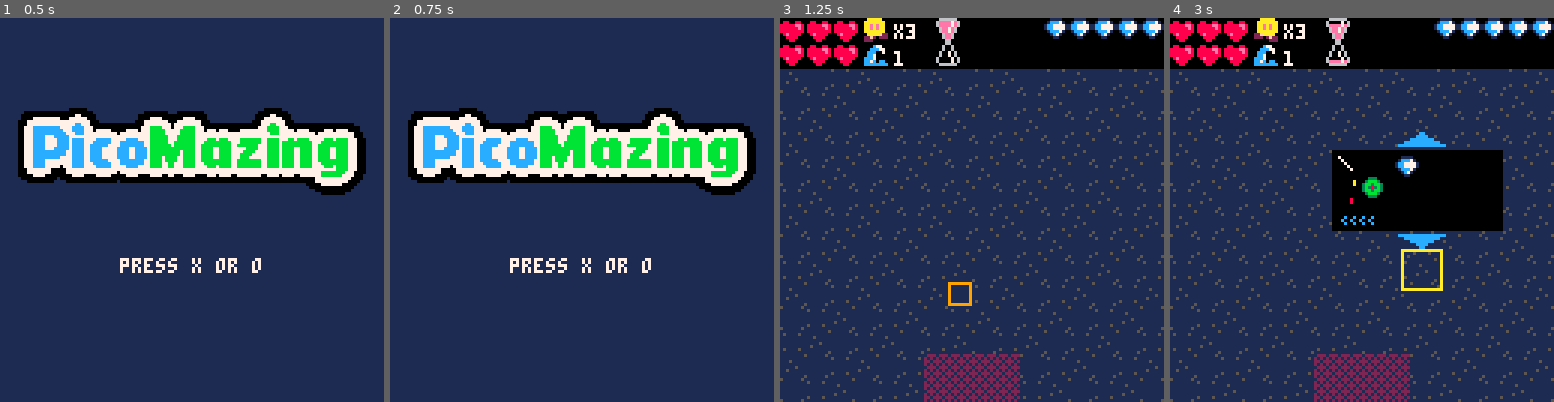
Above: before the commit, frames 1-4 (left to right).
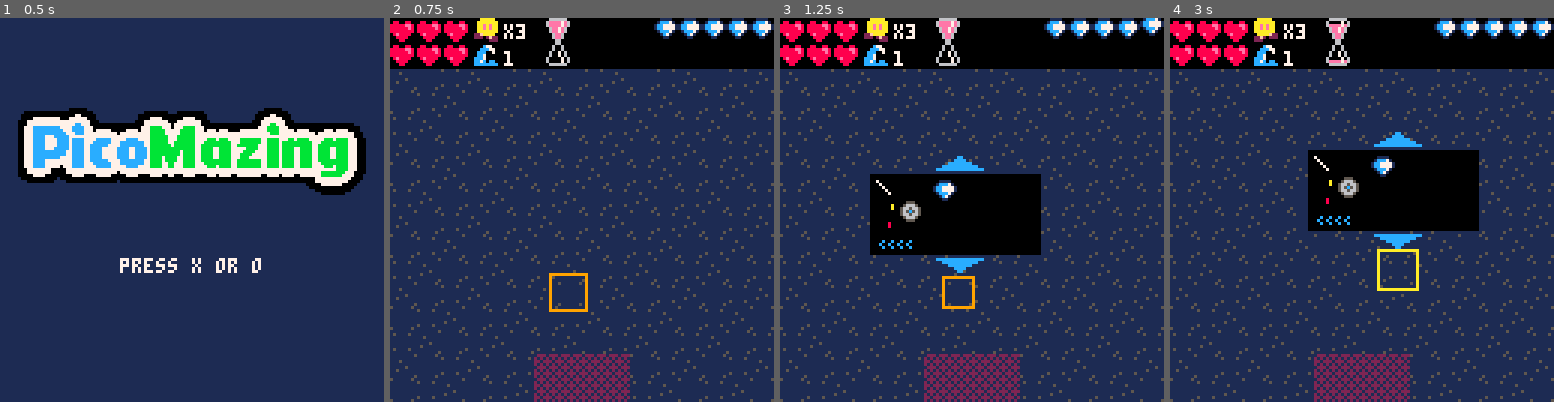
Above: after the commit, the same moments.

Repository: Gaveno/pico-mazing
Game: PICO-8 cartridge src/picomazing.p8
Two runs of this game, one before a commit and one after it. Both use one fixed random seed, a clock stepped at 60 frames per second and the inputs below.
Inputs:
- Up to frame 1 (0.5 s): tap X (X key) at 0.33 s
- Up to frame 2 (0.75 s): tap O (Z key) at 0.7 s
- Up to frame 3 (1.25 s): tap X (X key) at 1.07 s
- Up to frame 4 (3 s): hold Right 1.6-2.1 s; tap O (Z key) every 0.4 s from 1.7 to 2.9 s; tap X (X key) at 1.85, 2.97 s; hold Up 2.15-2.42 s; hold Right from 2.47 s (still down)

Frame 1 is identical in both runs. In frame 2, 35% of the frame differs, in the area x 0-100%, y 0-100%; in frame 3, 11%; in frame 4, 5.1%.

Commit message:
QuadPixel tower

Diff:
--- a/src/main.lua
+++ b/src/main.lua
@@ -1,6 +1,7 @@
 -- Variables
 game_state = 'title' -- 'title', 'normal', 'tower_menu', 'sell_menu', 'victory', 'defeat'
 title_y = 0
+show_game_name = false
 
 
 -- Initialize grid and game elements
@@ -46,20 +47,24 @@
             _init()
         end
     end
+
+    if btnp(5) and btnp(4) then
+        show_game_name = (not show_game_name)
+    end
 end
 
 function update_title()
     if title_y < 30 then
         title_y += 3
 
-        if btnp(5) or btnp(6) then
+        if btnp(5) or btnp(4) then
             title_y = 30
         end
 
         return
     end
 
-    if btnp(5) or btnp(6) then
+    if btnp(5) or btnp(4) then
         game_state = 'normal'
     end
 end
@@ -72,6 +77,12 @@
     draw_units()
     draw_projectiles()
     draw_explosions()
+    if show_game_name then
+        palt(0, false)
+        palt(1, true)
+        spr(128, 6, 30, 15, 4)
+        palt()
+    end
     draw_cursor()
 
     -- sprr(0, 8, 8, 0)
@@ -91,8 +102,10 @@
         draw_defeat_screen()
     end
 
-    camera()
-    draw_hud()
+    if not show_game_name then
+        camera()
+        draw_hud()
+    end
 end
 
 function draw_title()
--- a/src/projectiles.lua
+++ b/src/projectiles.lua
@@ -10,8 +10,8 @@
     end
     local projectile = {
         type = tower.type.attack_type,
-        x = (tower.x - 1) * CELL_SIZE + tower.type.proj_launch_x,
-        y = (tower.y - 1) * CELL_SIZE + tower.type.proj_launch_y,
+        x = (tower.x - 1) * CELL_SIZE + lookup(tower, 'proj_launch_x', tower.type.proj_launch_x),
+        y = (tower.y - 1) * CELL_SIZE + lookup(tower, 'proj_launch_y', tower.type.proj_launch_y),
         target = target_unit,
         speed = tower.type.projectile_speed,
         attack_power = tower.type.attack_power,
@@ -71,7 +71,8 @@
     if dist <= proj.speed then
         -- Collision occurred
         if proj.splash > 0 then
-            create_explosion(proj.x, proj.y, proj.splash, proj.attack_power)
+            apply_unit_damage(proj)
+            create_explosion(proj.x, proj.y, proj.splash, proj.attack_power, proj.target)
         else
             apply_unit_damage(proj)
         end
@@ -99,7 +100,7 @@
 end
 
 -- Function to create an explosion and apply splash damage
-function create_explosion(x, y, radius_cells, attack_power)
+function create_explosion(x, y, radius_cells, attack_power, exclude)
     local explosion = {
         x = x,
         y = y,
@@ -107,19 +108,20 @@
         attack_power = attack_power,
         lifetime = 0,
         max_lifetime = 15, -- Adjust duration as needed
-        color = 9 -- Explosion color (red/orange)
+        color = 9, -- Explosion color (red/orange)
     }
     add(explosions, explosion)
 
     -- Apply damage to units within the explosion radius
     for unit in all(units) do
-        local dx = (unit.px + CELL_SIZE / 2) - x
-        local dy = (unit.py + CELL_SIZE / 2) - y
-        local dist = sqrt(dx * dx + dy * dy)
-        if dist <= explosion.radius then
-            local damage = calculate_splash_damage(explosion.radius, dist, attack_power, radius_cells)
-            apply_unit_damage({target = unit, type = 'bomb', attack_power = damage})
-            -- unit.health -= damage
+        if unit ~= exclude then
+            local dx = (unit.px + CELL_SIZE / 2) - x
+            local dy = (unit.py + CELL_SIZE / 2) - y
+            local dist = sqrt(dx * dx + dy * dy)
+            if dist <= explosion.radius then
+                local damage = calculate_splash_damage(explosion.radius, dist, attack_power, radius_cells)
+                apply_unit_damage({target = unit, type = 'bomb', attack_power = damage})
+            end
         end
     end
 end
--- a/src/towers.lua
+++ b/src/towers.lua
@@ -84,20 +84,36 @@
         end
     },
     {
-        name = 'Stacked Circle',
+        name = 'QuadPixel',
         cost = 6,
         attack_type = 'pixel',
-        attack_power = 4,
+        attack_power = 2,
         attack_range = 4 * CELL_SIZE,
-        attack_speed = 15,
+        attack_speed = 30,
         splash = 1,
         projectile_speed = 2,
-        proj_launch_x = 3,
-        proj_launch_y = 3,
-        draw = function(tower, x, y)
-            -- Draw yellow circle with white inner circle
-            circfill(x + CELL_SIZE / 2, y + CELL_SIZE / 2, 3, 10) -- Outer circle (Yellow)
-            circfill(x + CELL_SIZE / 2, y + CELL_SIZE / 2, 1, 7)  -- Inner circle (White)
+        proj_launch_x = 7,
+        proj_launch_y = 7,
+        draw = function(tower, x, y)
+            local image = 32
+            if tower.cooldown > 8 then
+                image = 33
+            end
+            spr(image, x, y)
+        end,
+        custom_attack = function(tower)
+            -- 4 total projectiles
+            printh("QuadPixel attacking")
+            tower.proj_launch_x = 7
+            tower.proj_launch_y = 7
+            create_projectile(tower, tower.target_unit)
+            tower.proj_launch_x = 0
+            create_projectile(tower, tower.target_unit)
+            tower.proj_launch_y = 0
+            create_projectile(tower, tower.target_unit)
+            tower.proj_launch_x = 7
+            create_projectile(tower, tower.target_unit)
+            printh("QuadPixel done attacking")
         end
     },
     {
@@ -161,7 +177,12 @@
                 -- printh("tower: "..tower.type.name.." attacking: "..target_unit.type.name)
                 -- printh("("..(tower.x * CELL_SIZE)..","..(tower.y * CELL_SIZE)..") -> ("..target_unit.px..","..target_unit.py..")")
                 tower.cooldown = tower.type.attack_speed
-                create_projectile(tower, tower.target_unit)
+
+                if tower.type.custom_attack then
+                    tower.type.custom_attack(tower)
+                else
+                    create_projectile(tower, tower.target_unit)
+                end
             end
         end
     end
--- a/src/units.lua
+++ b/src/units.lua
@@ -401,7 +401,7 @@
         end
 
         -- Check if the unit has reached the exit
-        if unit.y >= GRID_HEIGHT - 1 and unit.x > GRID_WIDTH/2 - 1 and unit.x <= GRID_WIDTH/2 + 1 then
+        if unit.y >= GRID_HEIGHT and unit.x > GRID_WIDTH/2 - 1 and unit.x <= GRID_WIDTH/2 + 1 then
             -- if unit.type.damage then
             --     lives -= unit.type.damage
             -- else
Not shown, changed: 138 lines of the sprite sheet (__gfx__) section of src/picomazing.p8
Not shown, changed: the thumbnail (__label__) section of src/picomazing.p8
